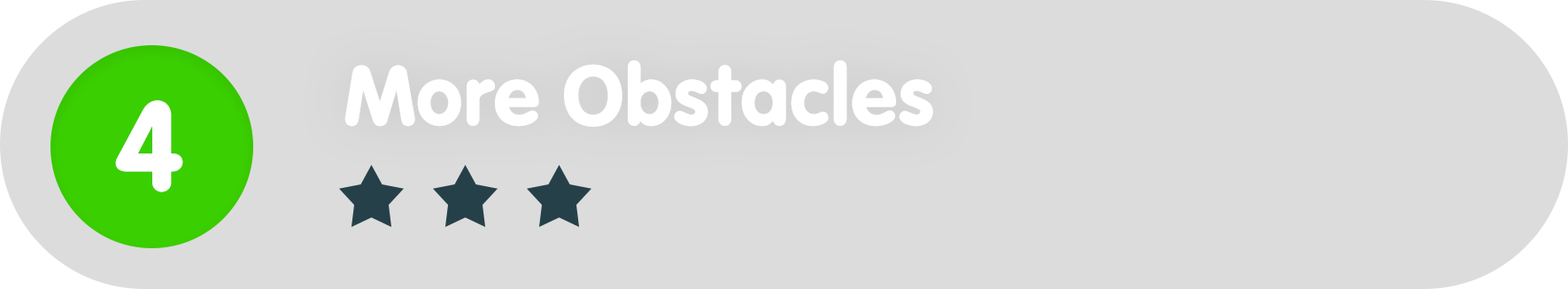
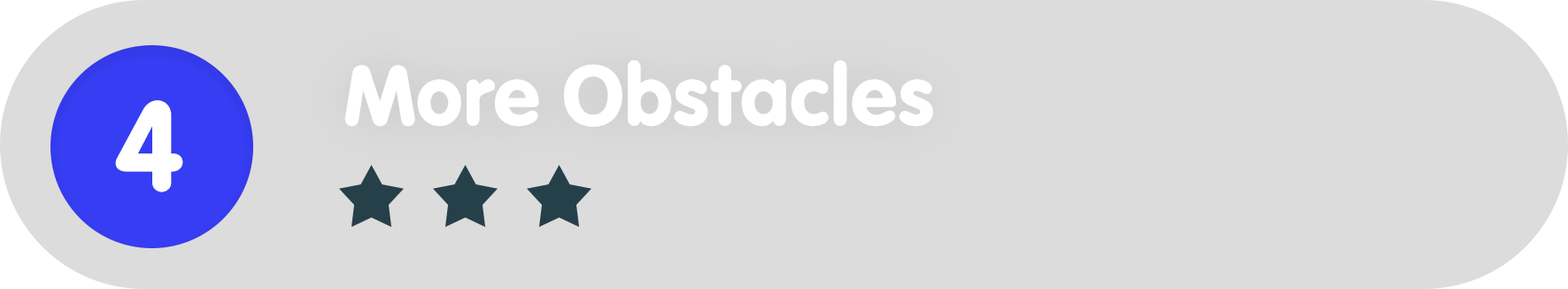
Layered file, before and after one edit (1568x289). Changes by layer:
painted on "Ellipse_green" over (x1=50, y1=45, x2=254, y2=248)
